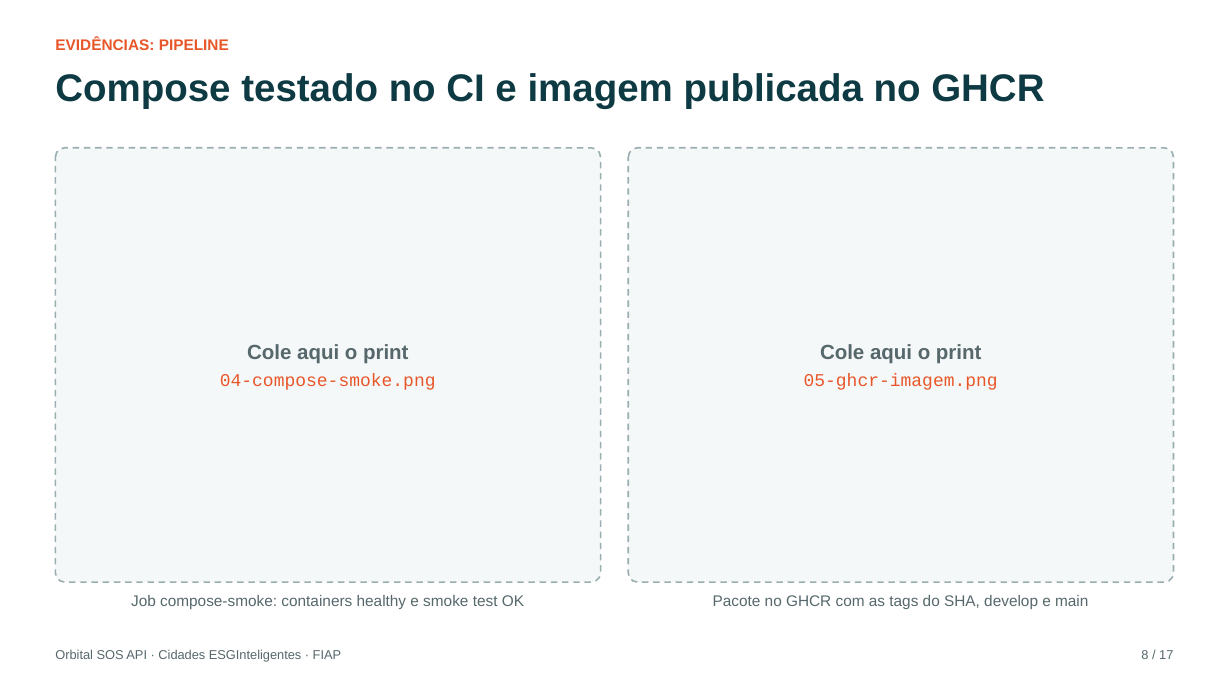
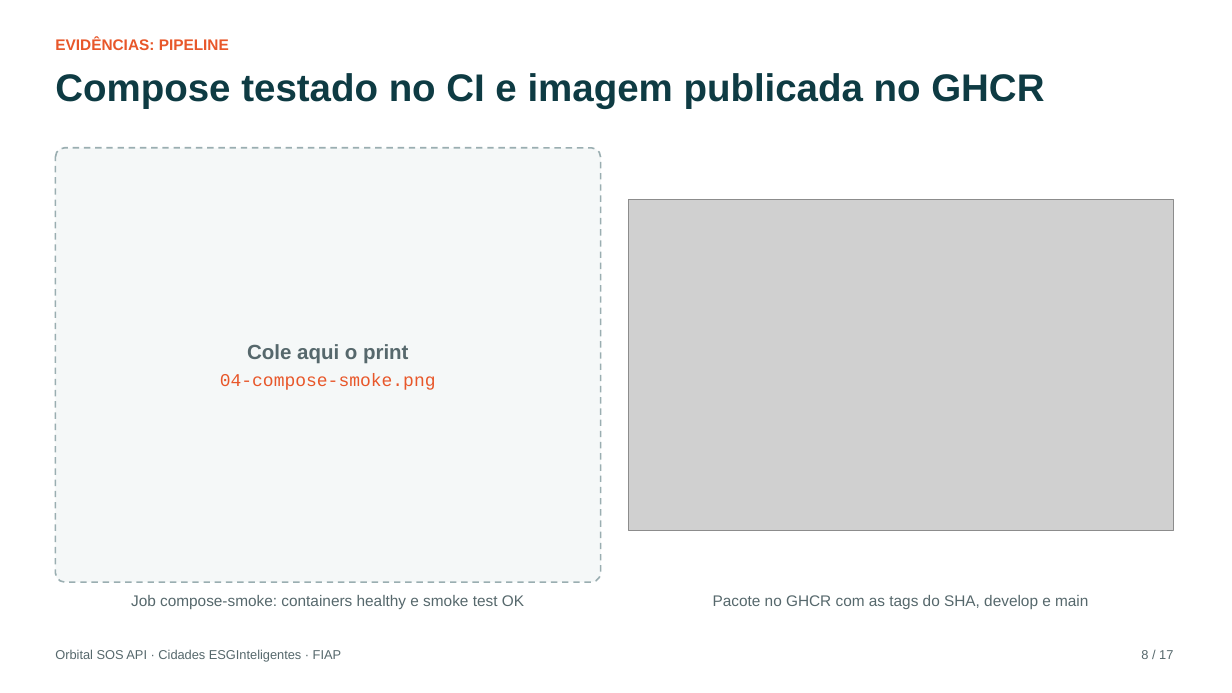
Before and after one commit to vsilva1997/orbital-sos-api, a slide deck: slide 8 of docs/Documentacao_DevOps.pptx. Drawn at 1232x693 pixels with LibreOffice and Linux fonts; fonts in the diff are those of the drawing; grey boxes stand for pictures. Boxes give left, top, right and bottom in pixels: in the first picture for what was removed or moved away, otherwise in the second. Text is boxed around its words. In the diff, an @@ line names an element or a change of style, - is before the commit and + after.

```diff
--- a/docs/Documentacao_DevOps.pptx
+++ b/docs/Documentacao_DevOps.pptx
@@ rounded rectangle removed at bbox=[628, 148, 1174, 582] @@
-Cole aqui o print
-05-ghcr-imagem.png
@@ picture added at bbox=[628, 200, 1174, 531] @@
```
Also in this commit, not shown: 6 other slides changed, 10 other files.
